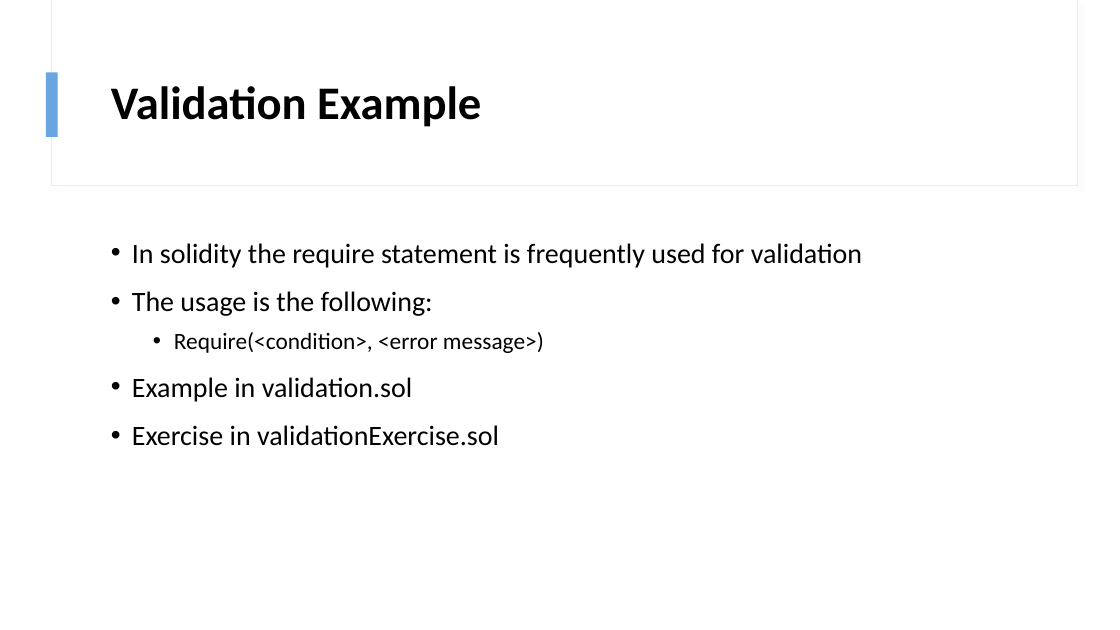
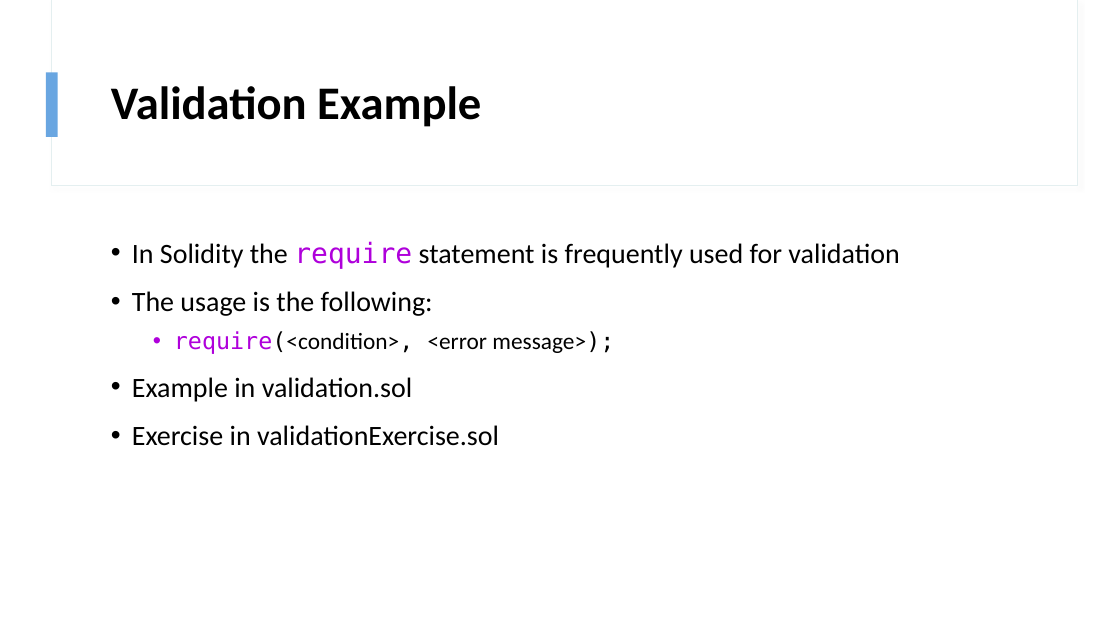
Before and after one commit to zmeghji/YourFirstERC20Token, a slide deck: slide 12 of Creating Your First ERC 20 Token!.pptx. Drawn at 1120x630 pixels with LibreOffice and Linux fonts; fonts in the diff are those of the drawing. Boxes give left, top, right and bottom in pixels: in the first picture for what was removed or moved away, otherwise in the second. Text is boxed around its words. In the diff, an @@ line names an element or a change of style, - is before the commit and + after.

```diff
--- a/Creating Your First ERC 20 Token!.pptx
+++ b/Creating Your First ERC 20 Token!.pptx
@@ text at bbox=[132, 241, 899, 269]: text changed @@
-• In solidity the require statement is frequently used for validation
+• In Solidity the require statement is frequently used for validation
@@ text at bbox=[174, 331, 614, 354]: text changed @@
-  • Require(<condition>, <error message>)
+  • require(<condition>, <error message>);
```
Also in this commit, not shown: 3 other slides changed, 2 slides added, 3 other files.
